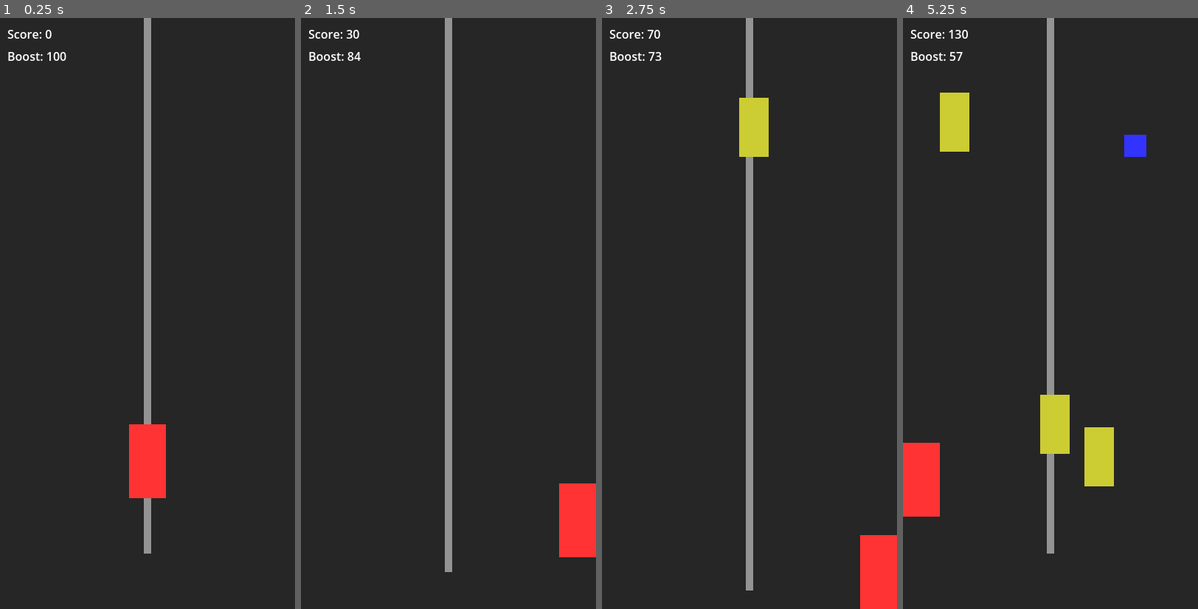
Above: before the commit, frames 1-4 (left to right).
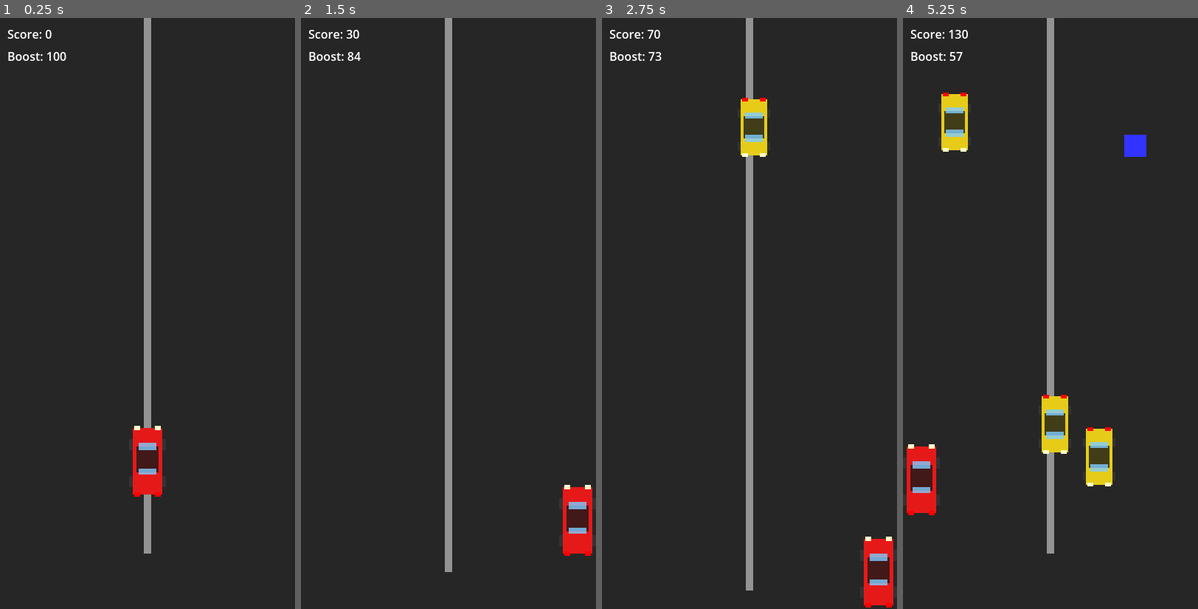
Above: after the commit, the same moments.

Repository: mischamarty/ngp
Game: Godot game, scene res://main.tscn
Same seed, same stepped clock (60 frames per second), same inputs: the game is played once before the commit and once after it.
Inputs:
- Up to frame 1 (0.25 s): no input
- Up to frame 2 (1.5 s): hold Right (move_right) 0.53-1.28 s; hold Space (boost) 0.53-1.28 s; tap Enter at 1.25 s; hold Down (move_down) from 1.28 s (still down); tap Space (boost) at 1.35 s
- Up to frame 3 (2.75 s): release Down (move_down) at 2.03 s; hold Right (move_right) from 2.03 s (still down); hold Space (boost) from 2.03 s (still down)
- Up to frame 4 (5.25 s): release Right (move_right) at 2.78 s; release Space (boost) at 2.78 s; hold Up (move_up) 2.78-3.53 s; tap Space (boost) at 2.85, 4.35 s; hold Space (boost) 3.53-4.28 s; hold Left (move_left) 3.53-5.03 s; hold Down (move_down) from 5.03 s (still down); hold Space (boost) from 5.03 s (still down)

The runs differ from the first frame. In frame 1, 1.6% of the frame differs, in the area x 43-57%, y 68-82%; in frame 2, 1.6%; in frame 3, 2.6%; in frame 4, 4.6%, in the area x 0-72%, y 12-85%.

Commit message:
feat: Update vehicle designs to be more detailed
Replaces the single ColorRect placeholder for the player and enemy vehicles with a more detailed composite design.
Includes:
- Main vehicle body
- Darkened cabin
- Windshield and rear windows
- Headlights and Taillights
- Four distinct wheels

This makes the cars look more like actual vehicles while still relying solely on built-in Godot primitives (ColorRect).

Co-authored-by: mischamarty <13179761+mischamarty@users.noreply.github.com>

Diff:
--- a/enemy.tscn
+++ b/enemy.tscn
@@ -8,12 +8,91 @@
 [node name="Enemy" type="Area2D" groups=["enemies"]]
 script = ExtResource("1_enemy")
 
-[node name="ColorRect" type="ColorRect" parent="."]
-offset_left = -20.0
+[node name="Visuals" type="Node2D" parent="."]
+
+[node name="Body" type="ColorRect" parent="Visuals"]
+offset_left = -18.0
+offset_top = -38.0
+offset_right = 18.0
+offset_bottom = 38.0
+color = Color(0.9, 0.8, 0.1, 1)
+
+[node name="Cabin" type="ColorRect" parent="Visuals"]
+offset_left = -14.0
+offset_top = -15.0
+offset_right = 14.0
+offset_bottom = 15.0
+color = Color(0.1, 0.1, 0.1, 0.8)
+
+[node name="Windshield" type="ColorRect" parent="Visuals"]
+offset_left = -12.0
+offset_top = 10.0
+offset_right = 12.0
+offset_bottom = 20.0
+color = Color(0.5, 0.8, 1, 0.8)
+
+[node name="RearWindow" type="ColorRect" parent="Visuals"]
+offset_left = -12.0
+offset_top = -20.0
+offset_right = 12.0
+offset_bottom = -12.0
+color = Color(0.5, 0.8, 1, 0.8)
+
+[node name="HeadlightLeft" type="ColorRect" parent="Visuals"]
+offset_left = -16.0
+offset_top = 35.0
+offset_right = -8.0
+offset_bottom = 40.0
+color = Color(1, 1, 0.8, 1)
+
+[node name="HeadlightRight" type="ColorRect" parent="Visuals"]
+offset_left = 8.0
+offset_top = 35.0
+offset_right = 16.0
+offset_bottom = 40.0
+color = Color(1, 1, 0.8, 1)
+
+[node name="TaillightLeft" type="ColorRect" parent="Visuals"]
+offset_left = -16.0
 offset_top = -40.0
-offset_right = 20.0
-offset_bottom = 40.0
-color = Color(0.8, 0.8, 0.2, 1)
+offset_right = -8.0
+offset_bottom = -35.0
+color = Color(1, 0, 0, 1)
+
+[node name="TaillightRight" type="ColorRect" parent="Visuals"]
+offset_left = 8.0
+offset_top = -40.0
+offset_right = 16.0
+offset_bottom = -35.0
+color = Color(1, 0, 0, 1)
+
+[node name="WheelFrontLeft" type="ColorRect" parent="Visuals"]
+offset_left = -22.0
+offset_top = 20.0
+offset_right = -18.0
+offset_bottom = 32.0
+color = Color(0.2, 0.2, 0.2, 1)
+
+[node name="WheelFrontRight" type="ColorRect" parent="Visuals"]
+offset_left = 18.0
+offset_top = 20.0
+offset_right = 22.0
+offset_bottom = 32.0
+color = Color(0.2, 0.2, 0.2, 1)
+
+[node name="WheelRearLeft" type="ColorRect" parent="Visuals"]
+offset_left = -22.0
+offset_top = -25.0
+offset_right = -18.0
+offset_bottom = -13.0
+color = Color(0.2, 0.2, 0.2, 1)
+
+[node name="WheelRearRight" type="ColorRect" parent="Visuals"]
+offset_left = 18.0
+offset_top = -25.0
+offset_right = 22.0
+offset_bottom = -13.0
+color = Color(0.2, 0.2, 0.2, 1)
 
 [node name="CollisionShape2D" type="CollisionShape2D" parent="."]
 shape = SubResource("RectangleShape2D_enemy")
--- a/player.tscn
+++ b/player.tscn
@@ -8,12 +8,91 @@
 [node name="Player" type="Area2D"]
 script = ExtResource("1_xxx")
 
-[node name="ColorRect" type="ColorRect" parent="."]
+[node name="Visuals" type="Node2D" parent="."]
+
+[node name="Body" type="ColorRect" parent="Visuals"]
+offset_left = -20.0
+offset_top = -45.0
+offset_right = 20.0
+offset_bottom = 45.0
+color = Color(0.9, 0.1, 0.1, 1)
+
+[node name="Cabin" type="ColorRect" parent="Visuals"]
+offset_left = -15.0
+offset_top = -20.0
+offset_right = 15.0
+offset_bottom = 15.0
+color = Color(0.1, 0.1, 0.1, 0.8)
+
+[node name="Windshield" type="ColorRect" parent="Visuals"]
+offset_left = -12.0
+offset_top = -25.0
+offset_right = 12.0
+offset_bottom = -15.0
+color = Color(0.5, 0.8, 1, 0.8)
+
+[node name="RearWindow" type="ColorRect" parent="Visuals"]
+offset_left = -12.0
+offset_top = 10.0
+offset_right = 12.0
+offset_bottom = 18.0
+color = Color(0.5, 0.8, 1, 0.8)
+
+[node name="HeadlightLeft" type="ColorRect" parent="Visuals"]
+offset_left = -18.0
+offset_top = -48.0
+offset_right = -10.0
+offset_bottom = -42.0
+color = Color(1, 1, 0.8, 1)
+
+[node name="HeadlightRight" type="ColorRect" parent="Visuals"]
+offset_left = 10.0
+offset_top = -48.0
+offset_right = 18.0
+offset_bottom = -42.0
+color = Color(1, 1, 0.8, 1)
+
+[node name="TaillightLeft" type="ColorRect" parent="Visuals"]
+offset_left = -18.0
+offset_top = 42.0
+offset_right = -10.0
+offset_bottom = 48.0
+color = Color(1, 0, 0, 1)
+
+[node name="TaillightRight" type="ColorRect" parent="Visuals"]
+offset_left = 10.0
+offset_top = 42.0
+offset_right = 18.0
+offset_bottom = 48.0
+color = Color(1, 0, 0, 1)
+
+[node name="WheelFrontLeft" type="ColorRect" parent="Visuals"]
 offset_left = -25.0
-offset_top = -50.0
+offset_top = -30.0
+offset_right = -20.0
+offset_bottom = -15.0
+color = Color(0.2, 0.2, 0.2, 1)
+
+[node name="WheelFrontRight" type="ColorRect" parent="Visuals"]
+offset_left = 20.0
+offset_top = -30.0
 offset_right = 25.0
-offset_bottom = 50.0
-color = Color(1, 0.2, 0.2, 1)
+offset_bottom = -15.0
+color = Color(0.2, 0.2, 0.2, 1)
+
+[node name="WheelRearLeft" type="ColorRect" parent="Visuals"]
+offset_left = -25.0
+offset_top = 20.0
+offset_right = -20.0
+offset_bottom = 35.0
+color = Color(0.2, 0.2, 0.2, 1)
+
+[node name="WheelRearRight" type="ColorRect" parent="Visuals"]
+offset_left = 20.0
+offset_top = 20.0
+offset_right = 25.0
+offset_bottom = 35.0
+color = Color(0.2, 0.2, 0.2, 1)
 
 [node name="CollisionShape2D" type="CollisionShape2D" parent="."]
 shape = SubResource("RectangleShape2D_xxx")
